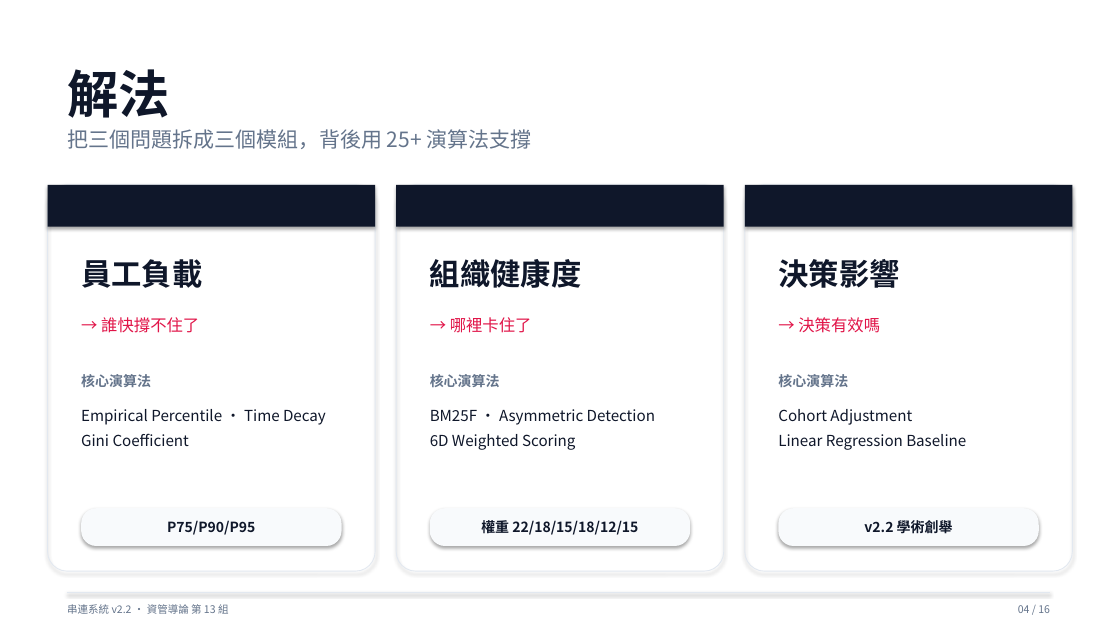
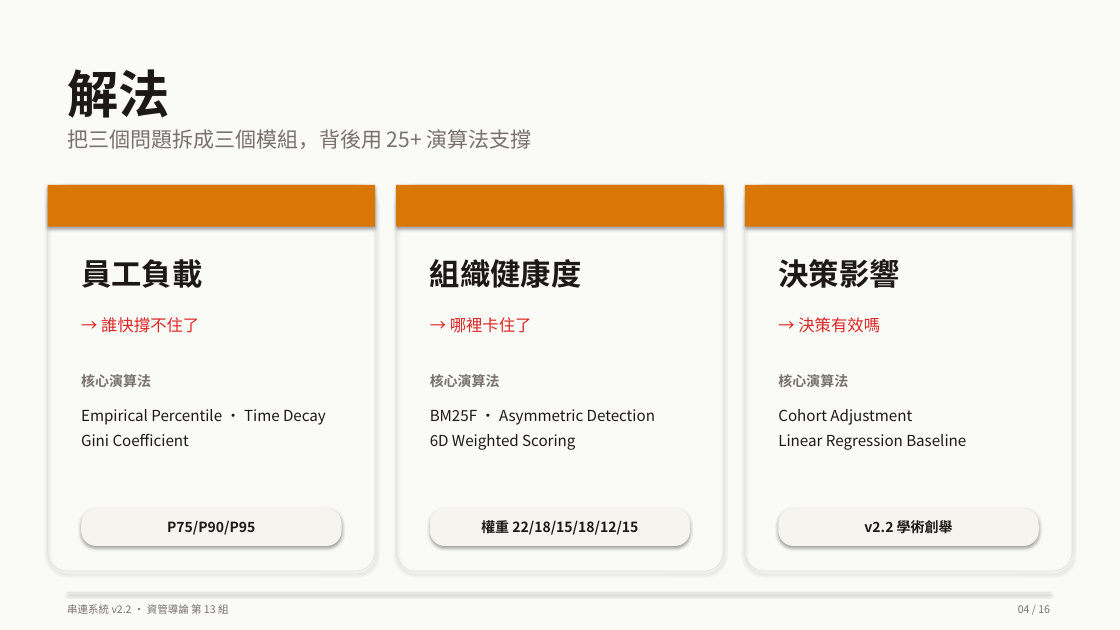
Before and after one commit to Peter2594/chuanlien-system-v2, a slide deck: slide 4 of docs/串連系統_簡報.pptx. Drawn at 1120x630 pixels with LibreOffice and Linux fonts; fonts in the diff are those of the drawing. Boxes give left, top, right and bottom in pixels: in the first picture for what was removed or moved away, otherwise in the second. Text is boxed around its words. In the diff, an @@ line names an element or a change of style, - is before the commit and + after.

```diff
--- a/docs/串連系統_簡報.pptx
+++ b/docs/串連系統_簡報.pptx
@@ rectangle at [0,0,1120,630]: fill #FFFFFF to #FAFAF7 @@
@@ outline #E2E8F0 0.75 pt to #E7E5E0 0.75 pt in 3 elements at [48,185,376,571], [397,185,724,571], [745,185,1073,571] @@
@@ fill #0F172A to #D97706 in 3 elements at [48,185,376,227], [397,185,724,227], [745,185,1073,227] @@
@@ text colour #E11448 to #DC2626 in 3 elements at [101,317,199,333], [450,317,532,333], [798,317,880,333] @@
@@ text colour #0F172A to #1C1917 in 7 elements at [67,69,170,118], [81,259,202,288], [81,409,326,446], [430,259,582,288], [430,409,655,450], [778,259,899,288], [778,409,966,450] @@
@@ text colour #0F172A to #1C1917; fill #F8FAFC to #F5F4EE in 3 elements at [82,508,342,546], [430,508,691,546], [779,508,1039,546] @@
@@ text colour #64748B to #78716C in 6 elements at [67,129,532,149], [81,374,151,387], [430,374,500,387], [778,374,848,387], [67,604,229,614], [1018,605,1050,613] @@
```
Also in this commit, not shown: 15 other slides changed, 1 other file.
